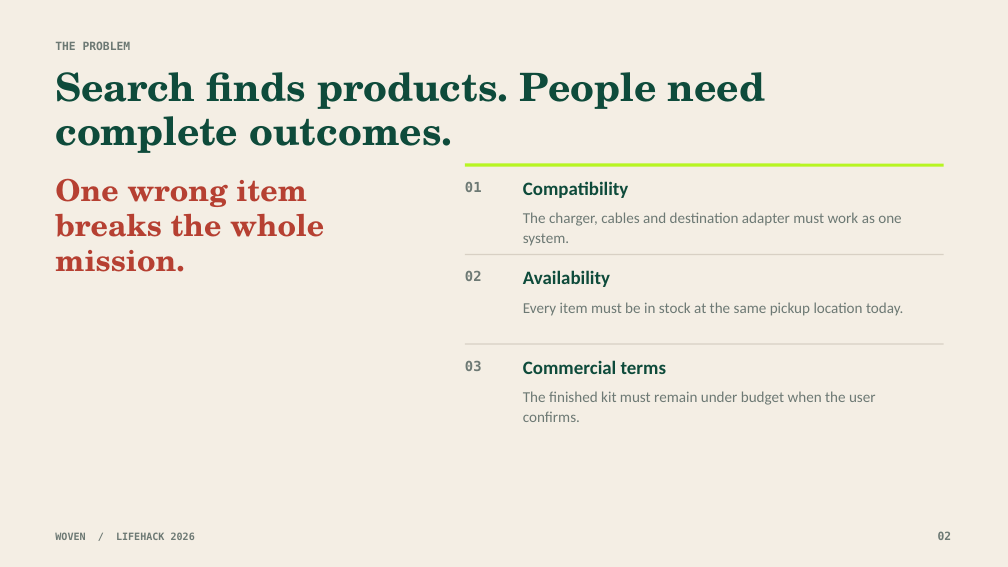
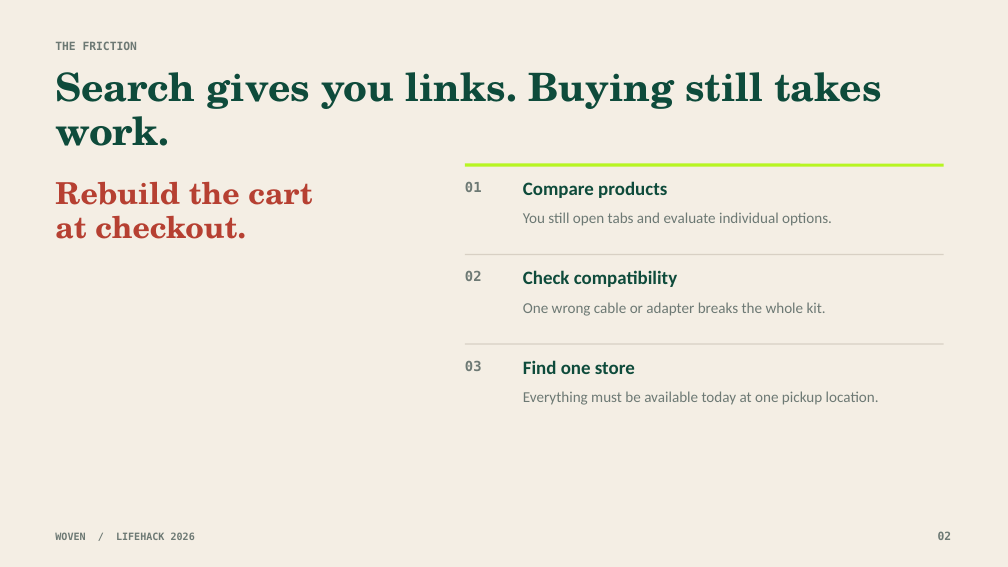
Before and after one commit to Ducksss/LifeHack-2026, a slide deck: slide 2 of docs/Woven-Hackathon-Pitch.pptx. Drawn at 1008x567 pixels with LibreOffice and Linux fonts; fonts in the diff are those of the drawing. Boxes give left, top, right and bottom in pixels: in the first picture for what was removed or moved away, otherwise in the second. Text is boxed around its words. In the diff, an @@ line names an element or a change of style, - is before the commit and + after.

Commit message:
docs(feat): refresh Woven pitch and gallery visuals
Regenerate the judge deck around the three-minute story, add a reusable Devpost visual deck, and replace the architecture, user-flow, and trust-boundary gallery renders with verified 1600x900 assets.

```diff
--- a/docs/Woven-Hackathon-Pitch.pptx
+++ b/docs/Woven-Hackathon-Pitch.pptx
@@ text at (x1=55, y1=42, x2=137, y2=50): text changed @@
-THE PROBLEM
+THE FRICTION
@@ text at (x1=55, y1=72, x2=881, y2=146): text changed @@
-Search finds products. People need complete outcomes.
+Search gives you links. Buying still takes work.
@@ text at (x1=55, y1=181, x2=312, y2=239): text changed @@
-One wrong item breaks the whole mission.
+Rebuild the cart
+at checkout.
@@ text at (x1=523, y1=181, x2=667, y2=198): text changed @@
-Compatibility
+Compare products
@@ text at (x1=523, y1=212, x2=832, y2=226): text changed @@
-The charger, cables and destination adapter must work as one system.
+You still open tabs and evaluate individual options.
@@ text at (x1=523, y1=270, x2=677, y2=287): text changed @@
-Availability
+Check compatibility
@@ text at (x1=523, y1=302, x2=826, y2=316): text changed @@
-Every item must be in stock at the same pickup location today.
+One wrong cable or adapter breaks the whole kit.
@@ text at (x1=523, y1=360, x2=635, y2=374): text changed @@
-Commercial terms
+Find one store
@@ text at (x1=523, y1=391, x2=879, y2=405): text changed @@
-The finished kit must remain under budget when the user confirms.
+Everything must be available today at one pickup location.
```
Also in this commit, not shown: 5 other slides changed, 4 slides added, 2 slides removed, 4 other files.
